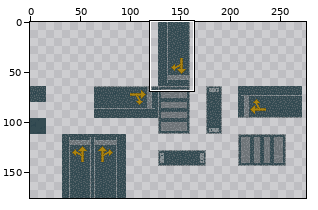
Two states of a sprite sheet, Mobile/Assets/Textures/Tiles/TileSprite/Tile_Base.png. The first picture is a wide view before the edit; the outline marks the close-up.
Close-up. First the earlier version:
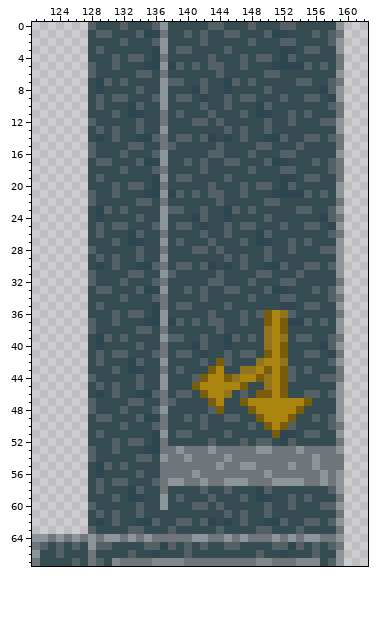
The file is 288x176 pixels. Colours within 5 levels of each other are drawn and written as one. Shown: x 121..162, y 0..67. The wide view leaves out empty margins. The commit also changed other parts of the picture, which this record leaves out.
The result:
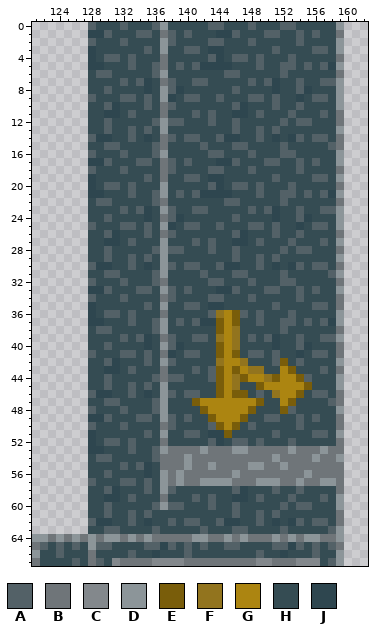
Palette (. is transparent): A #536167  B #6f7579  C #83888c  D #8c9599  E #795d0a  F #92741e  G #ac8511  H #354c53  J #2e464f
Diff:
Changed rows in their new state; - is an unchanged pixel.
first column x 128:
 1 JJ-----AH-A---H-JJ-----AH-A---H-
 2 A-------H-A---HAA-------HHA---H-
 3 JH-----AH--H-A-JJH-----AHH-H-A--
 4 J-A---H-H-------J-A---H-H-------
 5 JJ-H-A-HABH---JJJJ-H-A-HAAH---JD
 6 HAA---HHAD------HAA---HHA------B
 7 -HH---AJ-B-H-A---HH---AJ---H-A-D
 8 -HA---HJ--AJ-HH--HA---HJ--AJ-HH-
 9 AH-H-A-AH-JH-AH-AH-H-A-AH-JH-AH-
10 -HAJ-HHA-BA---H--HAJ-HHA--A---HD
11 --JJ-AH----H-A----JJ-AH----H-A--
12 H-A---H-ADAA-HHAH-A---H-AHAA-HHB
13 -HAH-AHA---------HAH-AHA--------
14 A-JH-AH-H-AH-AHHA-JH-AH-HJAH-AH-
15 H-AA-HH-A-H---A-H-AA-HH-A-H---A-
17 JJ-----AHBA---H-JJ-----AH-A---HD
18 A-------H-A---HAA-------HHA---H-
19 JH-----AHB-H-A-JJH-----AHH-H-A-D
20 J-A---H-HD------J-A---H-H------B
21 JJ-H-A-HA-H---JJJJ-H-A-HAAH---J-
22 HAA---HHA-------HAA---HHA-------
23 -HH---AJ---H-A---HH---AJ---H-A--
24 -HA---HJ-BAJ-HH--HA---HJ--AJ-HHD
25 AH-H-A-AH-JH-AH-AH-H-A-AH-JH-AH-
26 -HAJ-HHA--A---H--HAJ-HHA--A---H-
27 --JJ-AH----H-A----JJ-AH----H-A--
28 H-A---H-ADAA-HHAH-A---H-AHAA-HHB
29 -HAH-AHA---------HAH-AHA--------
30 A-JH-AH-HDAH-AHHA-JH-AH-HJAH-AHB
31 H-AA-HH-A-H---A-H-AA-HH-A-H---A-
33 JJ-----AH-A---H-JJ-----AH-A---H-
34 A-------H-A---HAA-------HHA---H-
35 JH-----AHD-H-A-JJH-----AHH-H-A-B
36 J-A---H-HB------FGE---HHH------D
37 JJ-H-A-HA-H---JJEGEH-AHHAAH---J-
38 HAA---HHAD------EGF---HHA------B
39 -HH---AJ-B-H-A--FGF---AJH--H-A-D
40 -HA---HJ-DAJ-HH-EGF---HJH-AJ-HHB
41 AH-H-A-AH-JH-AH-EGEH-AHAH-JH-AH-
42 -HAJ-HHA--A---H-FGGF-HHAE-A---H-
43 --JJ-AH----H-A-AEGEG-FHHGE-H-A--
44 H-A---H-ABAA-HHAEG-E-G-EGGEA-HHD
45 -HAH-AHA-----HHHE-FH-EG-GGGE----
46 A-JH-AH-HDAH-AHHEGEE-AHFGGEH-AHB
47 H-AA-HH-ADH--EGG-GGG-EHH-EHH--AB
48 --------------EGGGGG-HHHEAH-----
49 JJ-----AHDA---HEGGGE-HAAHHA---HB
50 A-------H-A---HAEGE---HHHHA---H-
51 JH-----AH--H-A-JJE-----AHH-H-A--
52 J-A---H-H-------J-A---H-H-------
53 JJ-H-A-HAD-B--DB--DD-BB--DB--D-B
54 HAA---HHAB-------B-----D-------D
55 -HH---AJ----D--DB--B-D--DB--B---
56 -HA---HJ-D-D-B----D---B----D-B-B
57 AH-H-A-AHDB----DD-BB-DD-BB----DB
58 -HAJ-HHA-DA---H--HAJ-HHA--A---HB
59 --JJ-AH--B-H-A----JJ-AH----H-A-D
60 H-A---H-A-AA-HHAH-A---H-AHAA-HH-
61 -HAH-AHA---------HAH-AHA--------
62 A-JH-AH-H-AH-AHHA-JH-AH-HJAH-AHB
63 H-AA-HH-A-H---A-H-AA-HH-A-H---AD
Boxes around the changes in both close-ups, in picture pixels (x1, y1, x2, y2):
changed: (88, 30, 344, 534)
